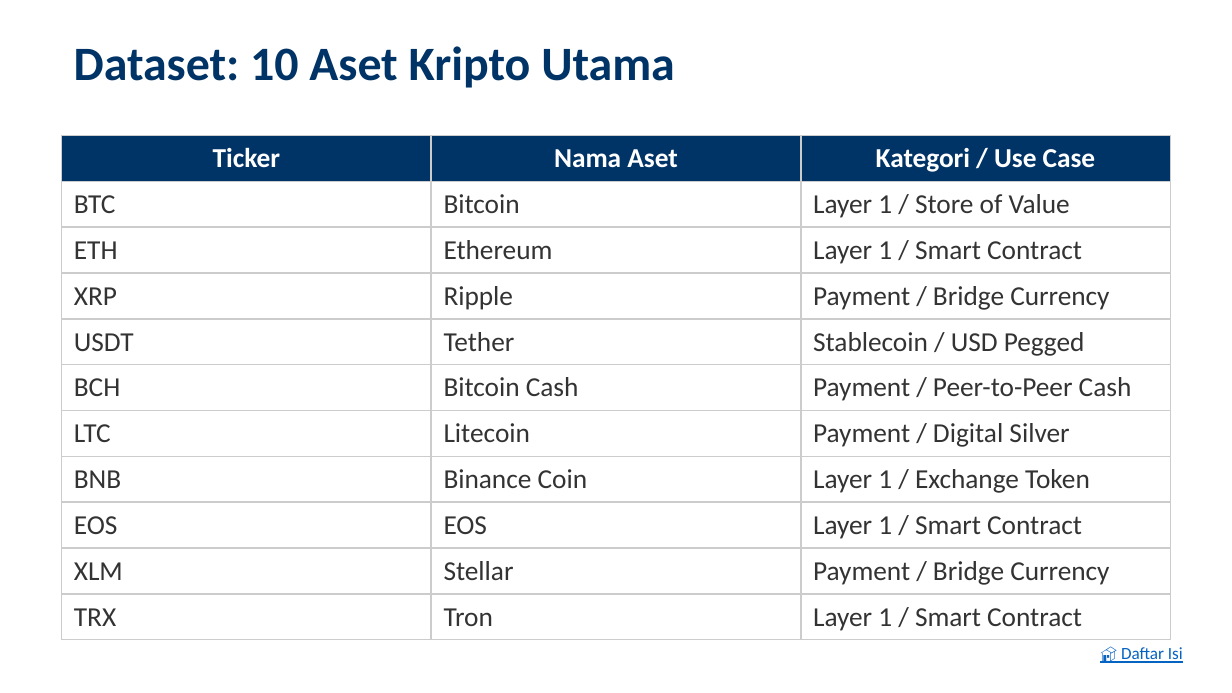
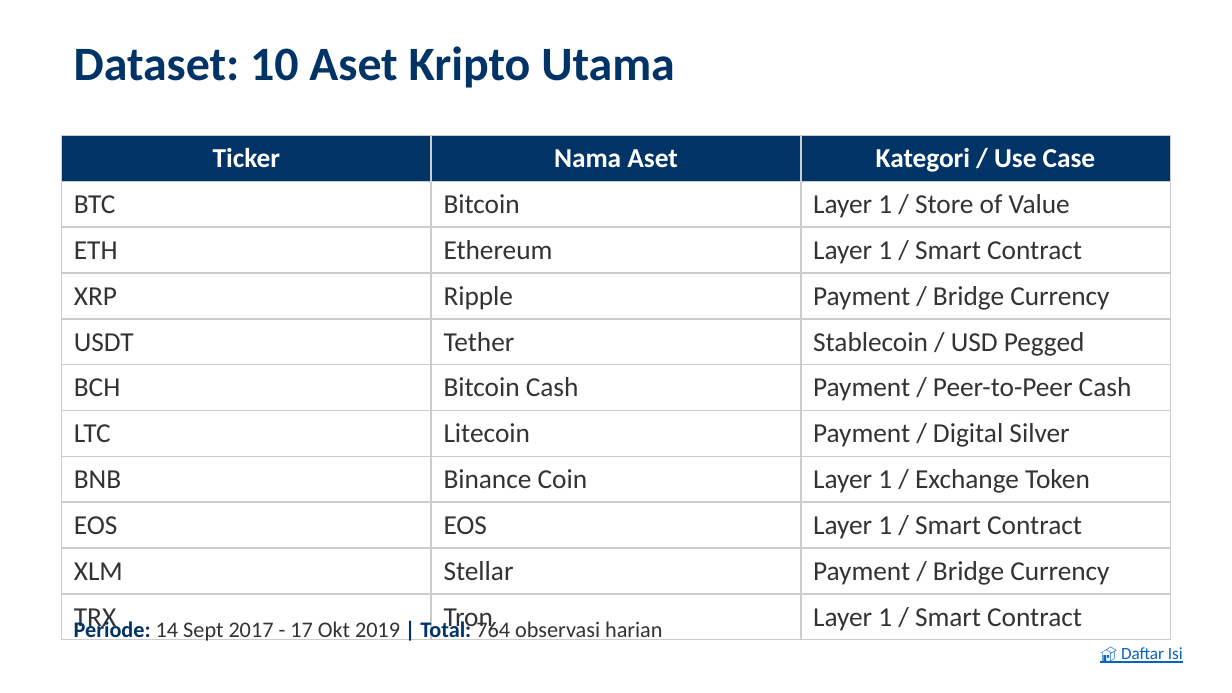
Before and after one commit to ragilrojo/RepoThesis, a slide deck: slide 9 of Presentasi_Proposal_Update.pptx. Drawn at 1232x693 pixels with LibreOffice and Linux fonts; fonts in the diff are those of the drawing. Boxes give left, top, right and bottom in pixels: in the first picture for what was removed or moved away, otherwise in the second. Text is boxed around its words. In the diff, an @@ line names an element or a change of style, - is before the commit and + after.

Commit message:
feat: add dataset period and observation details to Slide 9

```diff
--- a/Presentasi_Proposal_Update.pptx
+++ b/Presentasi_Proposal_Update.pptx
@@ text added at [156, 618, 662, 641], 13 pt, text #333333 @@
+Periode: 14 Sept 2017 - 17 Okt 2019 | Total: 764 observasi harian
```
Also in this commit, not shown: 1 other file.
